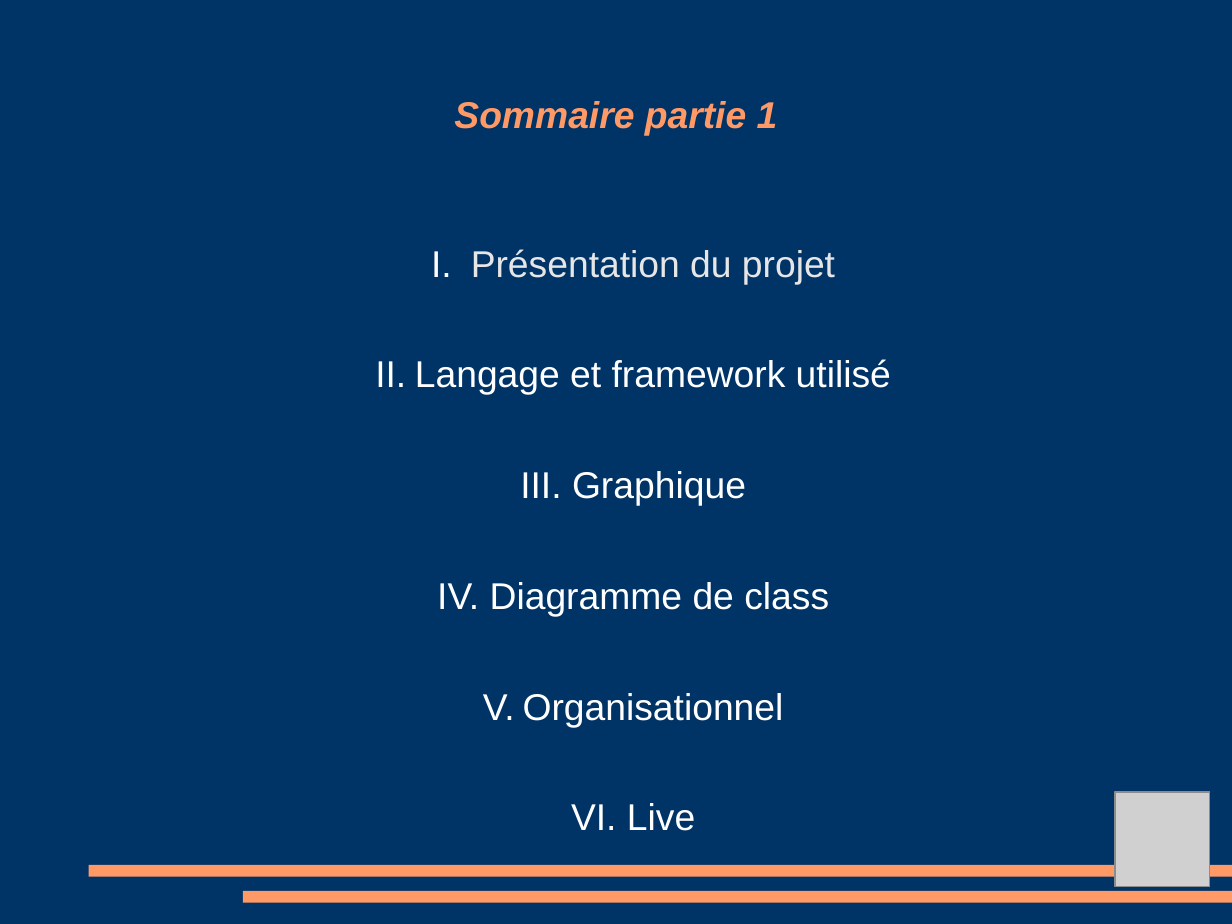
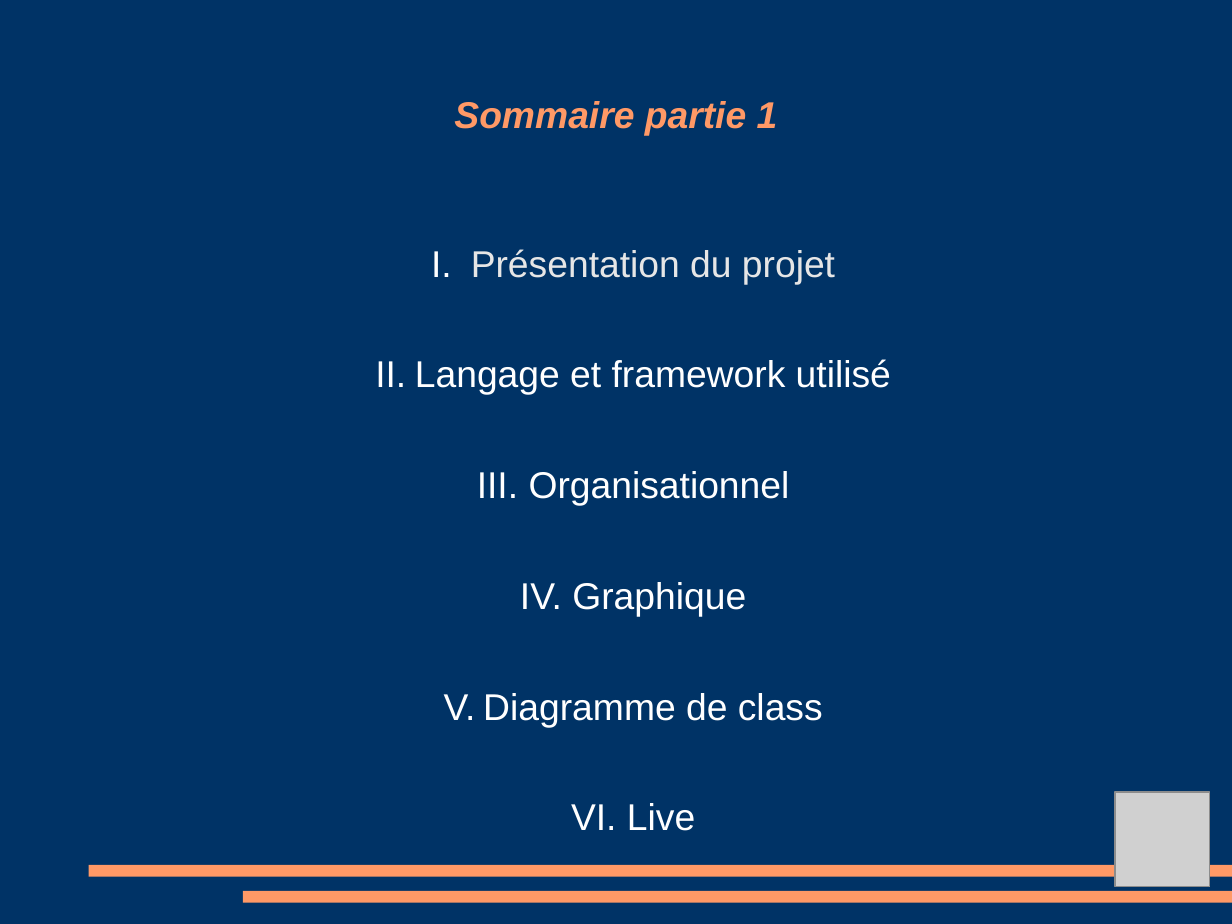
Before and after one commit to Amoun82/Librairy, a slide deck: slide 2 of Debut projet diplome/Projet Diapo.odp. Drawn at 1232x924 pixels with LibreOffice and Linux fonts; fonts in the diff are those of the drawing; grey boxes stand for pictures. Boxes give left, top, right and bottom in pixels: in the first picture for what was removed or moved away, otherwise in the second. Text is boxed around its words. In the diff, an @@ line names an element or a change of style, - is before the commit and + after.

```diff
--- a/Debut projet diplome/Projet Diapo.odp
+++ b/Debut projet diplome/Projet Diapo.odp
@@ text at bbox=[529, 471, 790, 506]: paragraph added @@
+III. Organisationnel
@@ text at bbox=[523, 693, 784, 727]: paragraph removed @@
-V. Organisationnel
```
Also in this commit, not shown: 7 other slides changed, 3 slides added, 2 slides removed, 1 other file.
